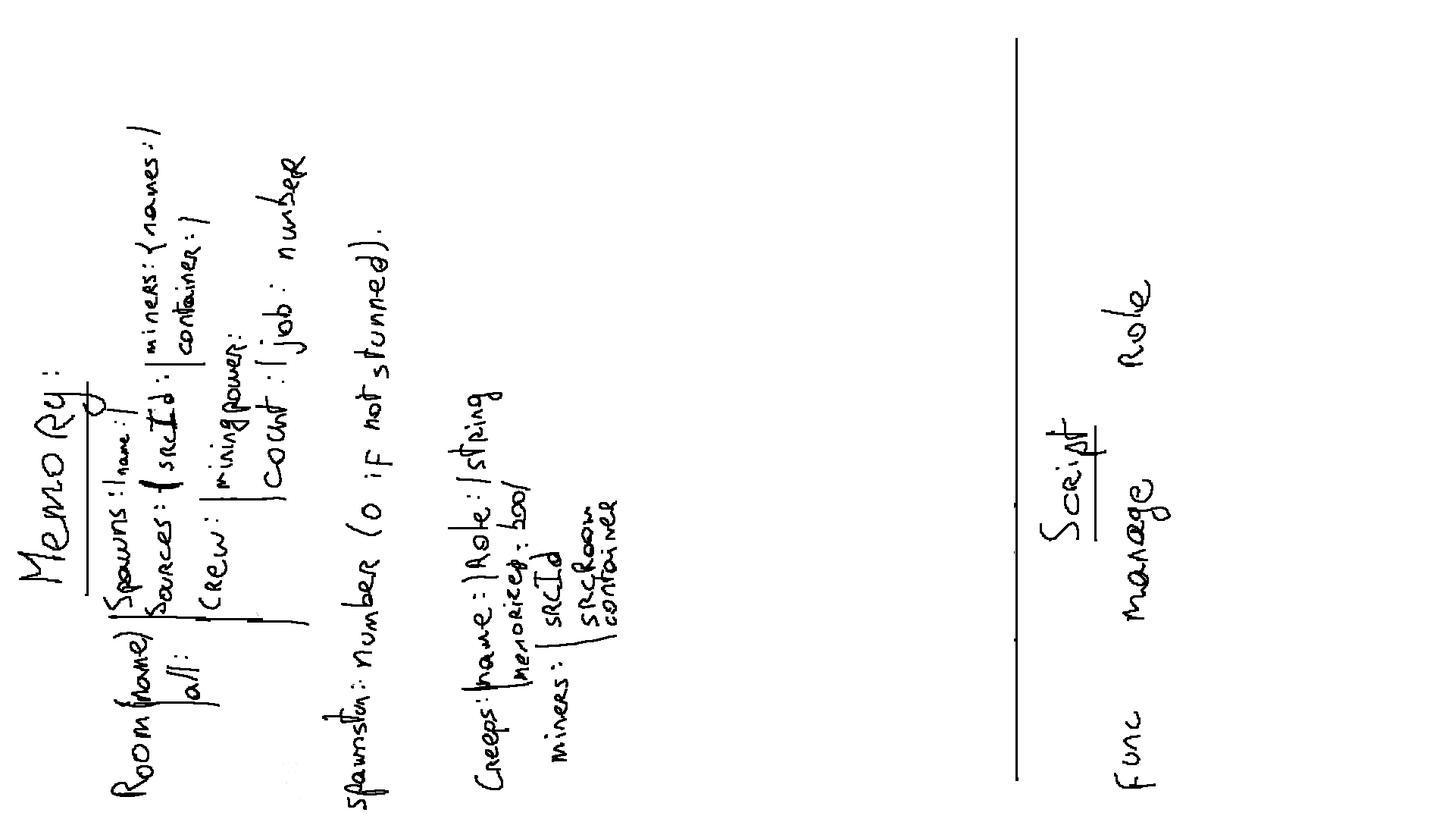
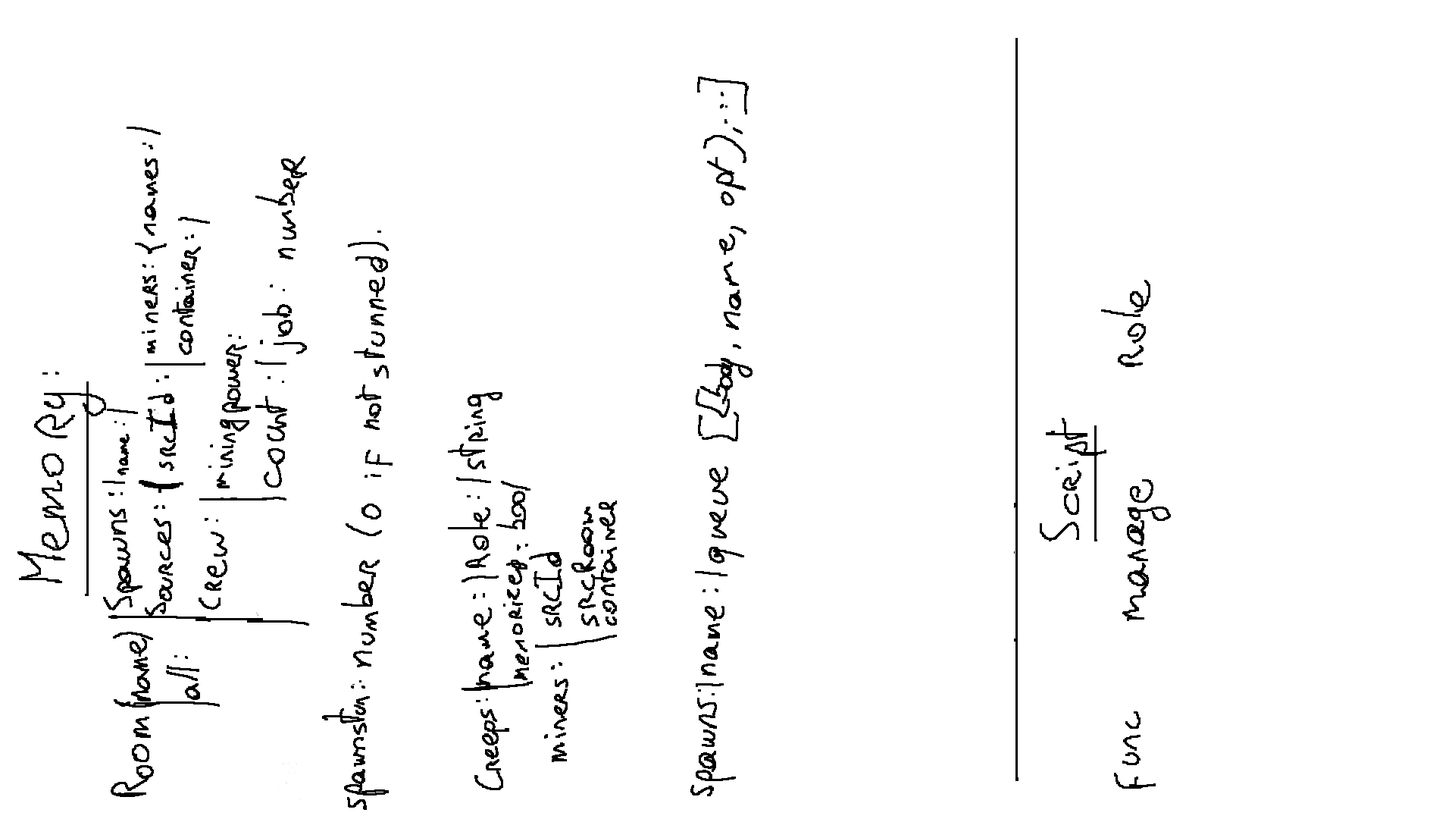
The second w=1455, h=819 image is a revision of the first. Changes to its layers:
painted on "Arrière-plan" over [690, 76, 753, 796]
